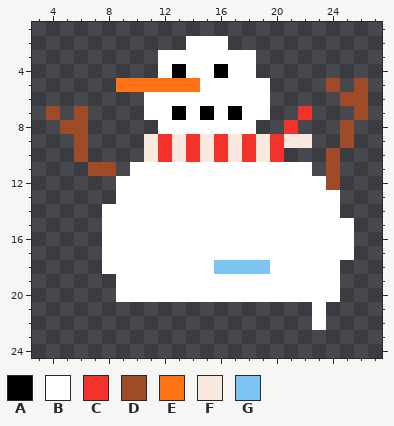
Two versions of one pixel-art sprite, traits/heads/head-snowman.png. The picture above was drawn from the file before the commit.
The file is 32x32 pixels. Shown: x 3..27, y 1..24.
Palette (. is transparent): A #000000  B #ffffff  C #f3322c  D #9f4b27  E #ff7216  F #f9e8dd  G #7cc4f2
Pixels before, first column x 4:
 2 ..........BBB..........
 3 ........BBBBBBB........
 4 ........BABBABB........
 5 .....EEEEEEBBBBB....D.D
 6 .......BBBBBBBBB.....DD
 7 D.D....BBABABABB..C...D
 8 .DD.....BBBBBBB..C...D.
 9 ..D....FCFCFCFCFCFF..D.
10 ..D....FCFCFCFCFC...D..
11 ...DD.BBBBBBBBBBBBB.D..
12 .....BBBBBBBBBBBBBBBD..
13 .....BBBBBBBBBBBBBBBB..
14 ....BBBBBBBBBBBBBBBBB..
15 ....BBBBBBBBBBBBBBBBBB.
16 ....BBBBBBBBBBBBBBBBBB.
17 ....BBBBBBBBBBBBBBBBBB.
18 ....BBBBBBBBGGGGBBBBB..
19 .....BBBBBBBBBBBBBBBB..
20 .....BBBBBBBBBBBBBBBB..
21 ...................B...
22 ...................B...
Now the later version:
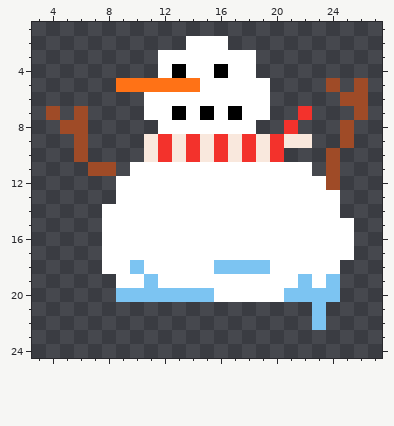
Edits made:
y 18: x 10 B -> G
y 19: x 11 B -> G; x 22 B -> G; x 24 B -> G
y 20: x 9..15 BBBBBBB -> GGGGGGG; x 21..24 BBBB -> GGGG
y 21..22: x 23 B -> G
Where, in picture pixels (left, top, right, bottom), the same in both pictures:
changed: (116, 260, 214, 302)
changed: (284, 274, 340, 330)
